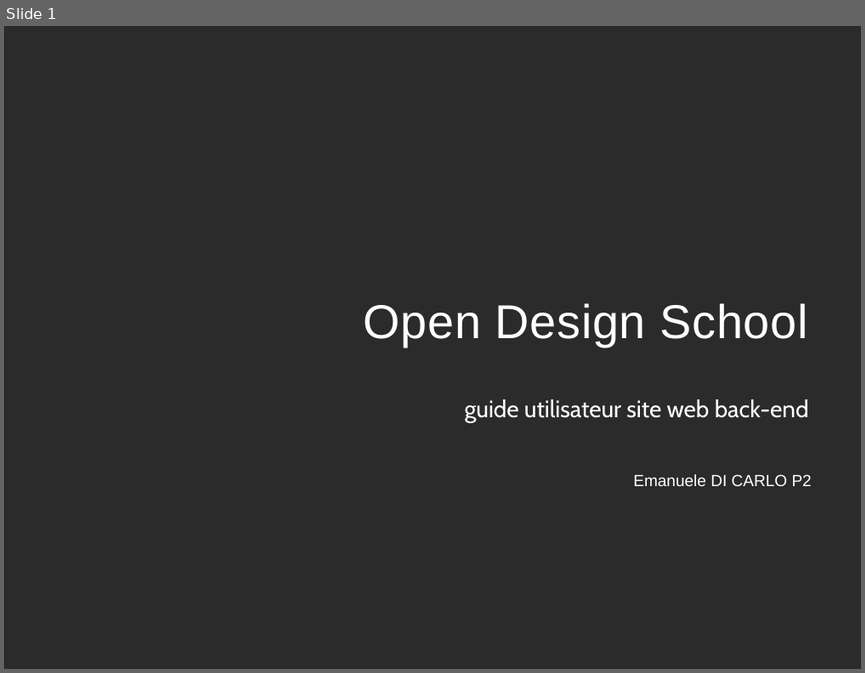
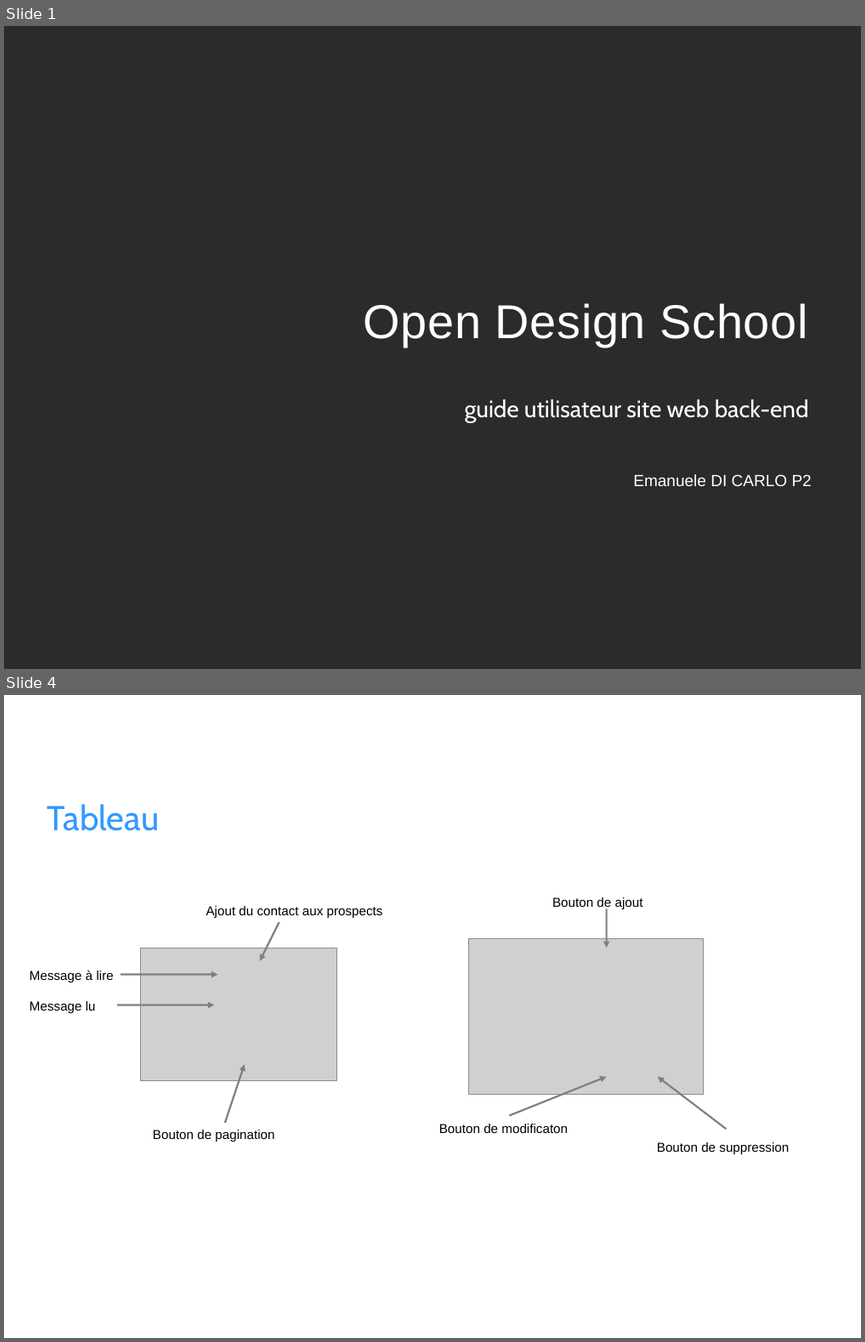
Before and after one commit to emadc/OpenDesignSchool, a slide deck: guide_utilisateur.odp. Shown one above the other, each under a label of ours: slide 1 before the commit, slides 1 and 4 after it; the slides between them are not shown. The pictures are 865x673 and 865x1342 pixels, drawn with LibreOffice and Linux fonts; fonts in the diff are those of the drawing; grey boxes stand for pictures; background and template pictures are left out; a plain dark background stands for a picture behind light text. Boxes give left, top, right and bottom in pixels: in the first picture for what was removed or moved away, otherwise in the second. Text is boxed around its words. In the diff, an @@ line names an element or a change of style, - is before the commit and + after.

```diff
--- a/guide_utilisateur.odp
+++ b/guide_utilisateur.odp
@@ slide 4 added at (x1=4, y1=695, x2=861, y2=1338), background picture (left out) @@
@@ title added at (x1=46, y1=804, x2=159, y2=831), 32 pt, text #3399FF @@
+Tableau
@@ text added at (x1=552, y1=897, x2=643, y2=909), 12 pt, text #000000 @@
+Bouton de ajout
@@ text added at (x1=206, y1=906, x2=383, y2=918), 12 pt, text #000000 @@
+Ajout du contact aux prospects
@@ arrow added from (279, 922) to (260, 961), #808080 1.7 pt @@
@@ arrow added from (607, 909) to (607, 947), #808080 1.7 pt @@
@@ picture added at (x1=140, y1=947, x2=336, y2=1081) @@
@@ picture added at (x1=468, y1=938, x2=704, y2=1094) @@
@@ text added at (x1=30, y1=970, x2=114, y2=982), 12 pt, text #000000 @@
+Message à lire
@@ arrow added from (120, 974) to (218, 974), #808080 1.7 pt @@
@@ text added at (x1=30, y1=1001, x2=96, y2=1013), 12 pt, text #000000 @@
+Message lu
@@ arrow added from (118, 1005) to (215, 1005), #808080 1.7 pt @@
@@ arrow added from (225, 1123) to (245, 1064), #808080 1.7 pt @@
@@ arrow added from (510, 1116) to (607, 1077), #808080 1.7 pt @@
@@ arrow added from (726, 1129) to (658, 1077), #808080 1.7 pt @@
@@ text added at (x1=439, y1=1123, x2=568, y2=1133), 12 pt, text #000000 @@
+Bouton de modificaton
@@ text added at (x1=153, y1=1129, x2=274, y2=1141), 12 pt, text #000000 @@
+Bouton de pagination
@@ text added at (x1=657, y1=1142, x2=789, y2=1154), 12 pt, text #000000 @@
+Bouton de suppression
```
Also in this commit, not shown: 1 slide changed, 1 other slide added, 1 other file.
